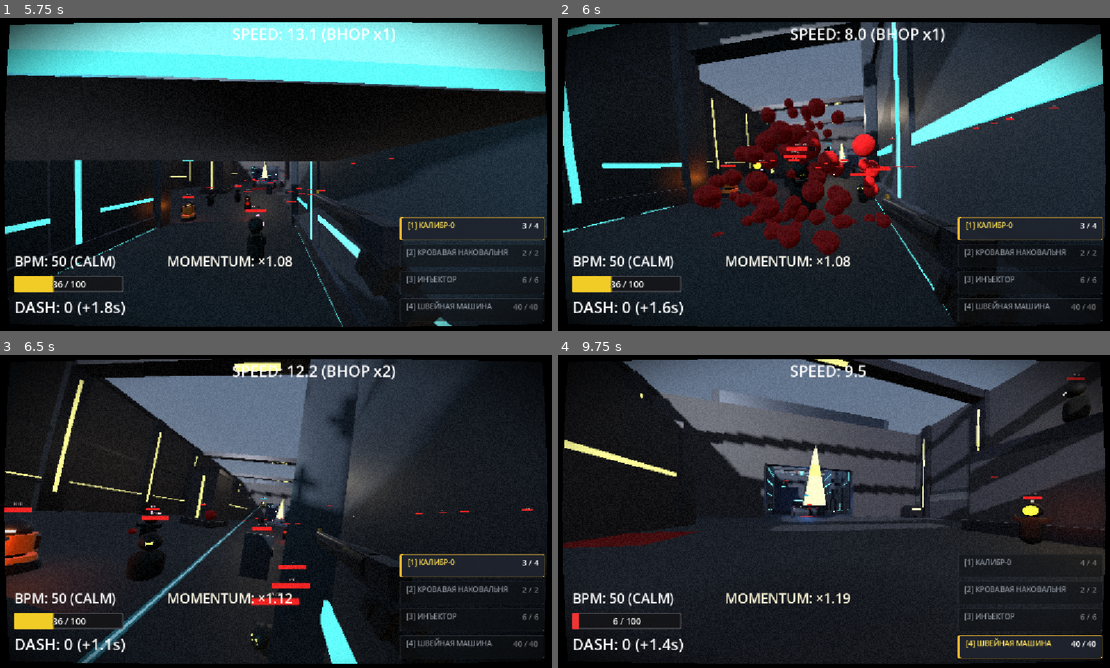
Above: before the commit, frames 1-4 (two rows, left to right).
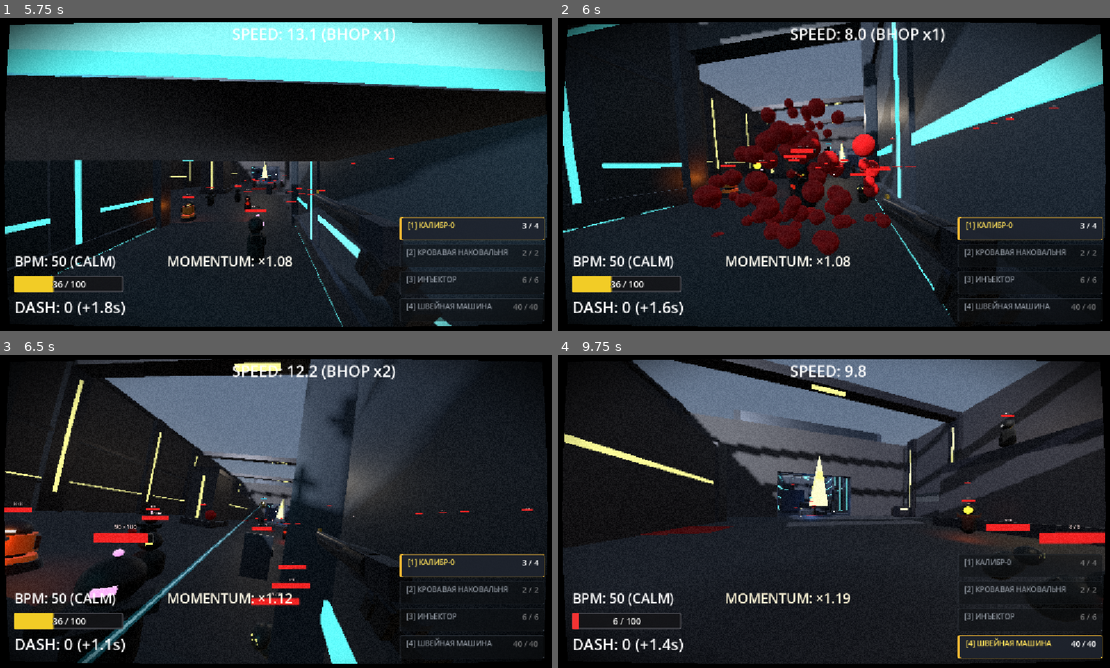
Above: after the commit, the same moments.

Repository: ggou3/voidkill
Game: Godot game, scene res://test_arena.tscn
Two runs of this game, one before a commit and one after it. Both use one fixed random seed, a clock stepped at 60 frames per second and the inputs below. This scene is started directly instead of the project's main scene.
Inputs (mouse positions are in pixels of both pictures, inside the frame that each line leads up to):
- Up to frame 1 (5.75 s): tap Enter at 0.5 s; move the mouse to (309, 174) at 0.52 s; hold Shift (dash) 0.53-1.28 s; hold W (move_forward) from 0.53 s (still down); tap Space (jump) at 0.77, 1.52, 3.02, 3.77, 4.52 s; tap F (melee) at 0.8, 1.35, 3.05, 4.35, 5.3 s; move the mouse to (248, 174) at 1.27 s; tap C (slam) at 1.55, 3.8 s; move the mouse to (292, 168) at 2.02 s; hold C (slam) 2.03-2.78 s; tap Shift (dash) at 2.3, 4.55 s; move the mouse to (270, 180) at 2.77 s; right-click (270, 180) at 2.85 s; move the mouse to (320, 177) at 3.52 s; hold Shift (dash) 3.53-4.28 s; move the mouse to (231, 171) at 4.27 s; move the mouse to (281, 174) at 5.02 s; press the mouse at (281, 174) at 5.03 s
- Up to frame 2 (6 s): move the mouse to (811, 168) at 5.77 s; release W (move_forward) at 5.78 s; release the mouse at (811, 168) at 5.78 s; hold D (move_right) from 5.78 s (still down); tap C (slam) at 5.85 s
- Up to frame 3 (6.5 s): keep holding D (move_right); tap Space (jump) at 6.02 s
- Up to frame 4 (9.75 s): move the mouse to (867, 511) at 6.52 s; release D (move_right) at 6.53 s; hold Ctrl (slide) 6.53-7.28 s; hold W (move_forward) 6.53-8.78 s; tap Space (jump) at 6.77, 7.52, 9.02 s; tap Shift (dash) at 6.8, 9.05 s; move the mouse to (806, 511) at 7.27 s; tap 1 at 7.35 s; tap F (melee) at 7.55 s; move the mouse to (850, 505) at 8.02 s; hold C (slam) 8.03-8.78 s; tap 2 at 8.1 s; move the mouse to (828, 517) at 8.77 s; hold A (move_left) 8.78-9.53 s; tap 3 at 8.85 s; move the mouse to (878, 514) at 9.52 s; hold W (move_forward) from 9.53 s (still down); hold F (melee) from 9.53 s (still down); tap 4 at 9.6 s

Frame 1 is identical in both runs. In frame 2, 0.2% of the frame differs, in the area x 41-47%, y 39-64%; in frame 3, 1.8%; in frame 4, 19%, in the area x 0-100%, y 1-81%.

Commit message:
feat: rework slam into crowd control

Diff:
--- a/scripts/components/health_component.gd
+++ b/scripts/components/health_component.gd
@@ -50,10 +50,15 @@
 	elif amount > 0:
 		was_killed_by_shockwave = false
 
-	was_killed_by_melee = is_melee or is_shockwave or is_execute
+	# Волна слэма — ударная волна по физике (wall slam, цепи, стан), но не мили:
+	# убийство засчитывается оружию "slam" без мили-бонусов.
+	var is_slam = weapon_source == "slam"
+	was_killed_by_melee = (is_melee or is_shockwave or is_execute) and not is_slam
 	last_is_execute = is_execute
 
-	if is_melee or is_shockwave or is_execute:
+	if is_slam:
+		last_damage_weapon = "slam"
+	elif is_melee or is_shockwave or is_execute:
 		last_damage_weapon = "melee"
 	elif weapon_source != "":
 		last_damage_weapon = weapon_source
--- a/scripts/enemies/enemy_base.gd
+++ b/scripts/enemies/enemy_base.gd
@@ -545,11 +545,15 @@
 	var killed_by_melee: bool = health_component.was_killed_by_melee if has_health else false
 	var killed_by_shockwave: bool = health_component.was_killed_by_shockwave if has_health else false
 	var killer_weapon: String = health_component.last_damage_weapon if has_health else ""
+	# Убийство волной слэма — обычное убийство оружием "slam" (без бонуса ударной волны мили)
+	var killed_by_slam: bool = killer_weapon == "slam"
 
 	var player = get_tree().get_first_node_in_group("player")
 	if is_instance_valid(player) and "bpm_system" in player and is_instance_valid(player.bpm_system):
 		var weapon_used = killer_weapon
-		if killed_by_shockwave or killed_by_melee:
+		if killed_by_slam:
+			weapon_used = "slam"
+		elif killed_by_shockwave or killed_by_melee:
 			weapon_used = "melee"
 		elif weapon_used == "":
 			var weapons_mgr = player.weapons if player is Player else null
@@ -564,7 +568,7 @@
 				weapon_used = "unknown"
 
 		if player.bpm_system.has_method("record_kill_bpm"):
-			player.bpm_system.record_kill_bpm(weapon_used, killed_by_shockwave)
+			player.bpm_system.record_kill_bpm(weapon_used, killed_by_shockwave and not killed_by_slam)
 
 	if hp_sprite:
 		hp_sprite.visible = false
--- a/scripts/player/player.gd
+++ b/scripts/player/player.gd
@@ -532,6 +532,7 @@
 func _on_health_died():
 	died.emit()
 	wallrun.end_wallrun()
+	skills.cancel_slam()
 	coyote_timer = 0.0
 	jump_buffer_timer = 0.0
 	has_jumped = false
--- a/scripts/player/skill_manager.gd
+++ b/scripts/player/skill_manager.gd
@@ -9,10 +9,19 @@
 const DASH_DUR = 0.15
 
 const SLAM_SPEED = 60.0
-const BOUNCE_VEL = 14.0
 const SLAM_AOE = 6.0
-const SLAM_DMG = 30
+const SLAM_DMG = 10
 const SLAM_CD = 4.0
+# Слэм — контроль толпы: горизонтальный разброс волной, без подброса.
+# Максимум строго ниже порога wall slam врагов (16 м/с), чтобы разброс не превращался в урон о стены.
+const SLAM_KNOCKBACK_CENTER = 14.0
+const SLAM_KNOCKBACK_EDGE = 6.0
+# Расталкивание врагов под игроком во время падения (без урона)
+const SLAM_DESCENT_PUSH_RADIUS = 1.6
+const SLAM_DESCENT_PUSH_SPEED = 8.0
+# Проход сквозь врагов во время падения: снимок врагов в этом горизонтальном радиусе на старте слэма
+const SLAM_PASSTHROUGH_RADIUS = 3.0
+const SLAM_PASSTHROUGH_TIMEOUT = 0.5
 
 var dashes = MAX_DASH
 var dash_timer_cd = 0.0
@@ -24,13 +33,15 @@
 
 var is_slamming = false
 var slam_timer = 0.0
+# Враги, с которыми на время слэма отключены столкновения (в обе стороны)
+var slam_passthrough_bodies: Array[Node3D] = []
+var slam_passthrough_timer: float = 0.0
 
 signal dash_charges_changed(count: int)
 signal hud_popup_requested(text: String)
 
 @onready var player = $".."
 @onready var head = $"../Head"
-@onready var slam_ray = $"../SlamRay"
 var blood_splatter_scene = preload("res://blood_splatter.tscn")
 
 func _ready():
@@ -104,31 +115,25 @@
 func trigger_slam():
 	if not player.is_on_floor() and not is_slamming and slam_timer <= 0:
 		is_slamming = true
-
-func process_slam(_delta, vel: Vector3) -> Vector3:
+		_begin_slam_passthrough()
+
+## Прерывание слэма (смерть игрока): сброс состояния и немедленное снятие исключений столкновений
+func cancel_slam() -> void:
+	is_slamming = false
+	_release_slam_passthrough(true)
+
+func process_slam(delta, vel: Vector3) -> Vector3:
+	_update_slam_passthrough(delta)
 	if not is_slamming: return vel
 
-	slam_ray.force_shapecast_update()
-	var hit_enemy = false
-
-	if slam_ray.is_colliding():
-		for i in range(slam_ray.get_collision_count()):
-			var hit = slam_ray.get_collider(i)
-			if hit != null and hit.has_method("take_damage"):
-				hit_enemy = true
-				is_slamming = false
-				vel.y = BOUNCE_VEL
-				add_dash_charge()
-				hit.take_damage(100, Vector3.DOWN, hit.global_position, true, false, false, false, -1, "melee")
-				head.add_recoil(0.1, 0.0)
-				slam_timer = SLAM_CD
-				AudioManager.play_sound("slam_impact")
-				break
-
-	if not hit_enemy and player.is_on_floor():
+	# Слэм всегда долетает до земли (сквозь врагов) и по пути расталкивает врагов под игроком
+	_push_enemies_below()
+
+	if player.is_on_floor():
 		is_slamming = false
 		vel.y = 0
 		slam_timer = SLAM_CD
+		slam_passthrough_timer = SLAM_PASSTHROUGH_TIMEOUT
 
 		# Проверка наличия лужи крови в радиусе обычного слэма + 2 метра (8.0м) или нахождения на крови
 		var search_radius: float = SLAM_AOE + 2.0
@@ -160,11 +165,16 @@
 			head.add_recoil(0.25, 0.0)
 			AudioManager.play_sound("slam_impact")
 
+		# Волна: небольшой урон + горизонтальный разброс от центра (сильнее в центре, слабее на краю)
 		var enemies = player.get_tree().get_nodes_in_group("enemy")
 		for e in enemies:
 			if is_instance_valid(e):
-				if player.global_position.distance_to(e.global_position) <= effective_aoe:
-					e.take_damage(SLAM_DMG, (e.global_position - player.global_position).normalized(), e.global_position, true, false, true, false, -1, "melee")
+				var dist = player.global_position.distance_to(e.global_position)
+				if dist <= effective_aoe:
+					var t = clampf(dist / effective_aoe, 0.0, 1.0)
+					var knock_speed = lerp(SLAM_KNOCKBACK_CENTER, SLAM_KNOCKBACK_EDGE, t)
+					var knock_vec = _flat_dir_from_player(e) * knock_speed
+					e.take_damage(SLAM_DMG, knock_vec, e.global_position, false, false, true, false, -1, "slam")
 
 	if is_slamming:
 		vel.y = -SLAM_SPEED
@@ -172,6 +182,76 @@
 		vel.z = 0
 
 	return vel
+
+## Горизонтальное направление от оси падения игрока к врагу
+func _flat_dir_from_player(e: Node3D) -> Vector3:
+	var flat = Vector3(e.global_position.x - player.global_position.x, 0.0, e.global_position.z - player.global_position.z)
+	if flat.length_squared() > 0.0025:
+		return flat.normalized()
+	# Враг точно на оси падения — толкаем по направлению взгляда игрока
+	var fwd = -player.transform.basis.z
+	return Vector3(fwd.x, 0.0, fwd.z).normalized()
+
+## Во время падения враги под игроком отъезжают в сторону от оси падения (без урона, без подброса).
+## Скорость отброса доводится до SLAM_DESCENT_PUSH_SPEED, а не накапливается покадрово.
+func _push_enemies_below() -> void:
+	for e in player.get_tree().get_nodes_in_group("enemy"):
+		if not is_instance_valid(e) or not (e is EnemyBase):
+			continue
+		if e.global_position.y > player.global_position.y + 0.5:
+			continue
+		var flat = Vector2(e.global_position.x - player.global_position.x, e.global_position.z - player.global_position.z)
+		if flat.length() > SLAM_DESCENT_PUSH_RADIUS:
+			continue
+		var dir = _flat_dir_from_player(e)
+		var outward = e.knockback_velocity.dot(dir)
+		if outward < SLAM_DESCENT_PUSH_SPEED:
+			e.apply_vacuum_pull(dir * (SLAM_DESCENT_PUSH_SPEED - outward))
+
+## Снимок врагов в радиусе падения: на время слэма столкновения с ними отключены в обе стороны,
+## чтобы игрок не вставал на голову врага и всегда долетал до земли.
+func _begin_slam_passthrough() -> void:
+	_release_slam_passthrough(true)
+	for e in player.get_tree().get_nodes_in_group("enemy"):
+		if not is_instance_valid(e) or not (e is PhysicsBody3D):
+			continue
+		var flat = Vector2(e.global_position.x - player.global_position.x, e.global_position.z - player.global_position.z)
+		if flat.length() <= SLAM_PASSTHROUGH_RADIUS:
+			player.add_collision_exception_with(e)
+			e.add_collision_exception_with(player)
+			slam_passthrough_bodies.append(e)
+
+## После приземления: исключение снимается с врага, как только он вышел из капсулы игрока
+## по горизонтали; по истечении SLAM_PASSTHROUGH_TIMEOUT — со всех оставшихся.
+func _update_slam_passthrough(delta: float) -> void:
+	if slam_passthrough_bodies.is_empty() or is_slamming:
+		return
+	slam_passthrough_timer -= delta
+	_release_slam_passthrough(slam_passthrough_timer <= 0.0)
+
+func _release_slam_passthrough(release_all: bool) -> void:
+	var remaining: Array[Node3D] = []
+	for e in slam_passthrough_bodies:
+		if not is_instance_valid(e):
+			continue
+		if release_all or _is_outside_player_capsule(e):
+			if is_instance_valid(player):
+				player.remove_collision_exception_with(e)
+				e.remove_collision_exception_with(player)
+		else:
+			remaining.append(e)
+	slam_passthrough_bodies = remaining
+
+func _is_outside_player_capsule(e: Node3D) -> bool:
+	var flat = Vector2(e.global_position.x - player.global_position.x, e.global_position.z - player.global_position.z)
+	return flat.length() > _body_radius(player) + _body_radius(e)
+
+## Горизонтальный радиус тела по его CollisionShape3D (с учётом масштаба узла)
+func _body_radius(body: Node3D) -> float:
+	var cs = body.get_node_or_null("CollisionShape3D") as CollisionShape3D
+	if cs and cs.shape and "radius" in cs.shape:
+		return cs.shape.radius * absf(cs.global_transform.basis.get_scale().x)
+	return 0.5
 
 func _find_nearby_blood_pools(impact_pos: Vector3, search_radius: float) -> Array[Node]:
 	var blood_pools = player.get_tree().get_nodes_in_group("blood_pool")
Not shown, changed: DESIGN.md
